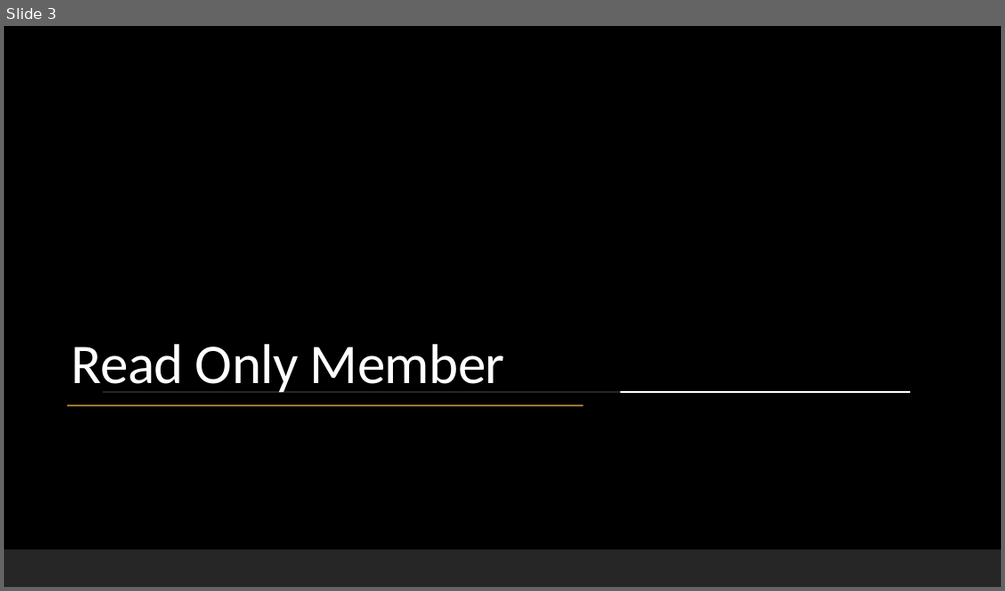
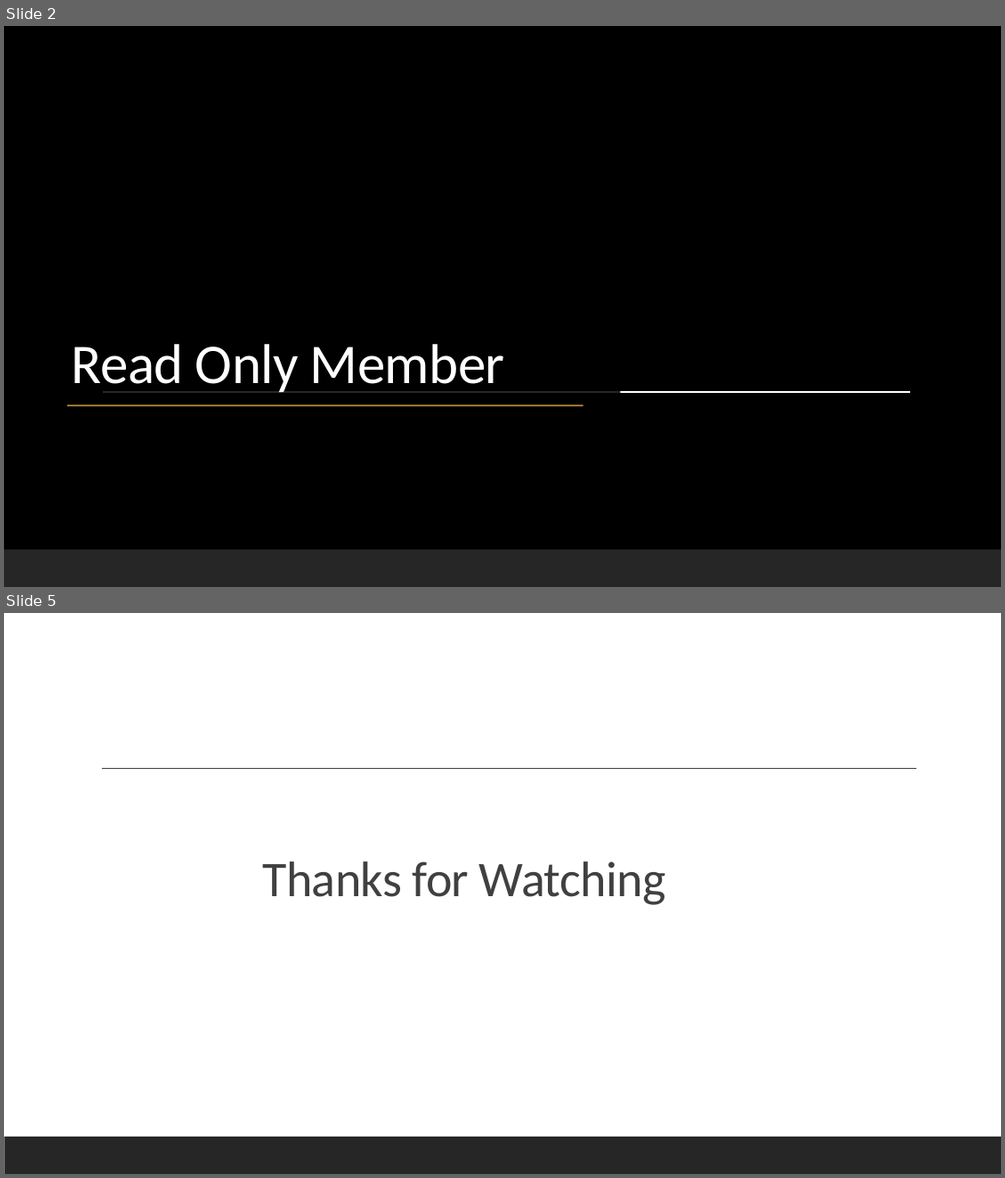
Before and after one commit to picoage/CSharp8Features, a slide deck: C# 8 Features.pptx. Shown one above the other, each under a label of ours: slide 3 before the commit, slides 2 and 5 after it; the slides between them are not shown. The pictures are 1005x591 and 1005x1178 pixels, drawn with LibreOffice and Linux fonts; fonts in the diff are those of the drawing; background and template pictures are left out. Boxes give left, top, right and bottom in pixels: in the first picture for what was removed or moved away, otherwise in the second. Text is boxed around its words. In the diff, an @@ line names an element or a change of style, - is before the commit and + after.

```diff
--- a/C# 8 Features.pptx
+++ b/C# 8 Features.pptx
@@ slide 5 added at bbox=[4, 613, 1001, 1174], background #FFFFFF; not listed: 1 template element that a slide beside it also shows @@
@@ line added from (102, 769) to (917, 769), #404040 1 pt @@
@@ title added at bbox=[262, 861, 666, 905], 48 pt, text #404040 @@
+Thanks for Watching
@@ what was slide 3 is now slide 2 @@
```
Also in this commit, not shown: 2 other slides added, 1 slide removed, 2 other files.
